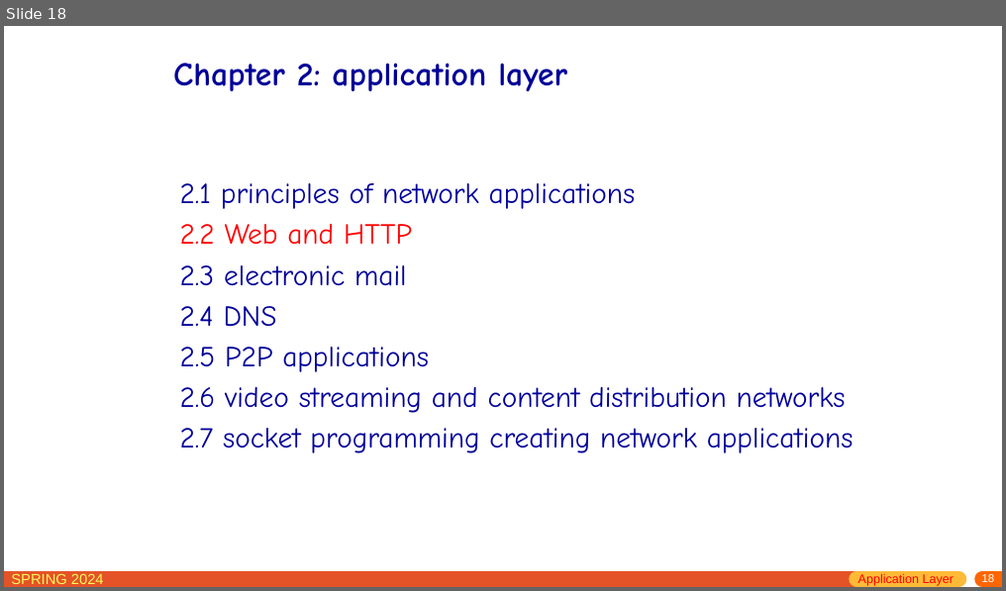
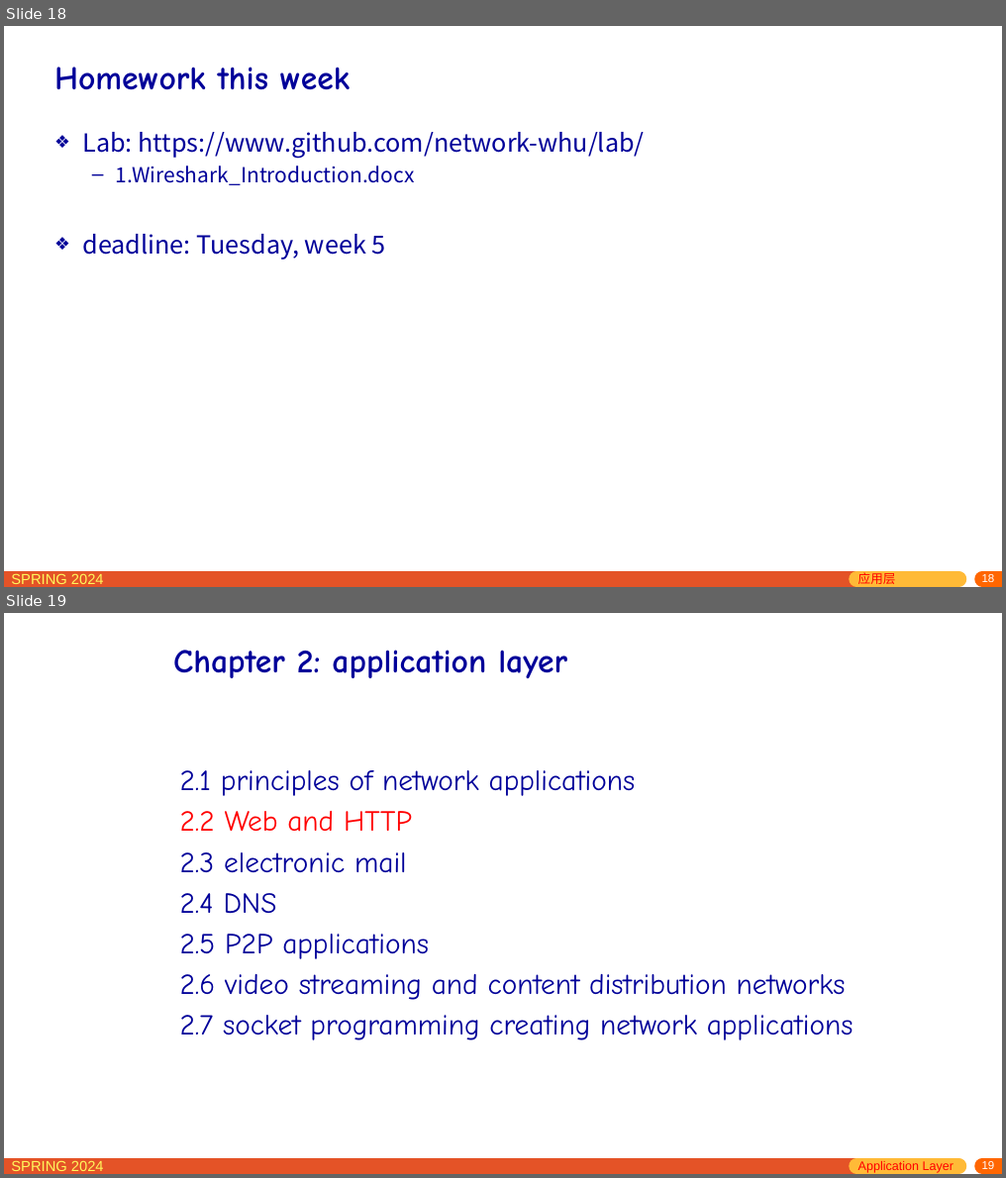
Before and after one commit to network-whu/slides, a slide deck: pptx/chapter2.pptx. Shown one above the other, each under a label of ours: slide 18 before the commit, slides 18 and 19 after it. The pictures are 1006x591 and 1006x1178 pixels, drawn with LibreOffice and Linux fonts; fonts in the diff are those of the drawing. Boxes give left, top, right and bottom in pixels: in the first picture for what was removed or moved away, otherwise in the second. Text is boxed around its words. In the diff, an @@ line names an element or a change of style, - is before the commit and + after.

Commit message:
week 3

```diff
--- a/pptx/chapter2.pptx
+++ b/pptx/chapter2.pptx
@@ slide 18 added at [4,26,1002,587], background #FFFFFF; not listed: 5 template elements that a slide beside it also shows @@
@@ title added at [54,67,350,90], 32 pt, text #000099, bold @@
+Homework this week
@@ text added at [82,132,645,260], 24 pt, text #000099 @@
+❖ Lab: https://www.github.com/network-whu/lab/
+  – 1.Wireshark_Introduction.docx
+❖ deadline: Tuesday, week 5
@@ text added at [858,570,896,584], 12 pt, text #FF0000 @@
+应用层
@@ what was slide 18 is now slide 19 @@
@@ page number at [982,1161,995,1169]: text changed @@
-18
+19
```
Also in this commit, not shown: 15 slides changed.
